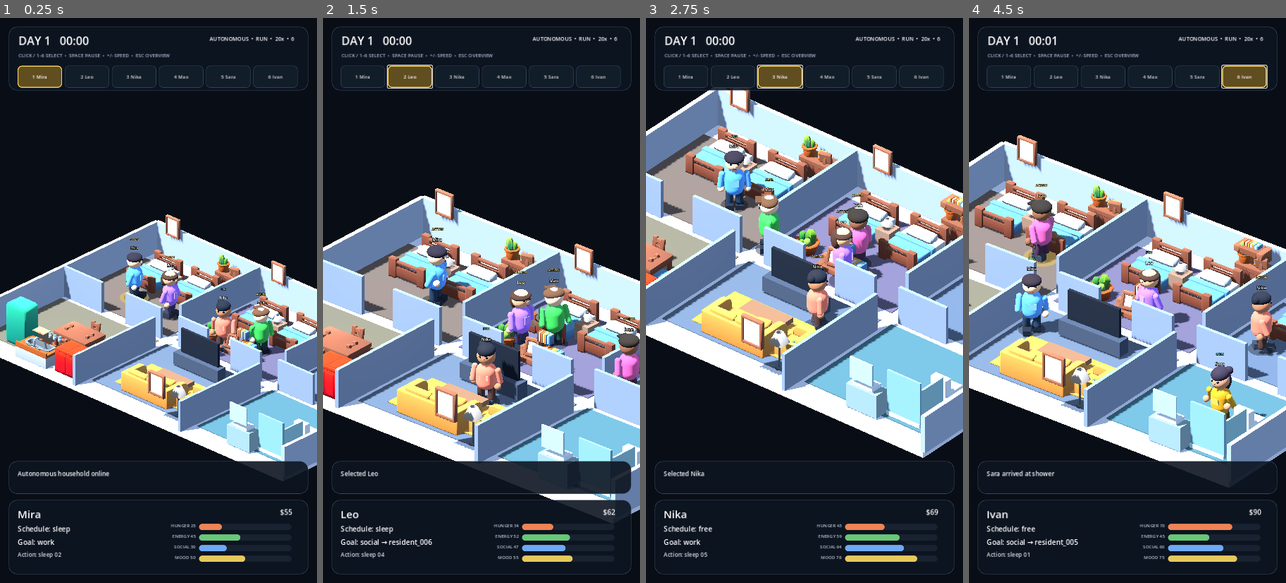
Above: before the commit, frames 1-4 (left to right).
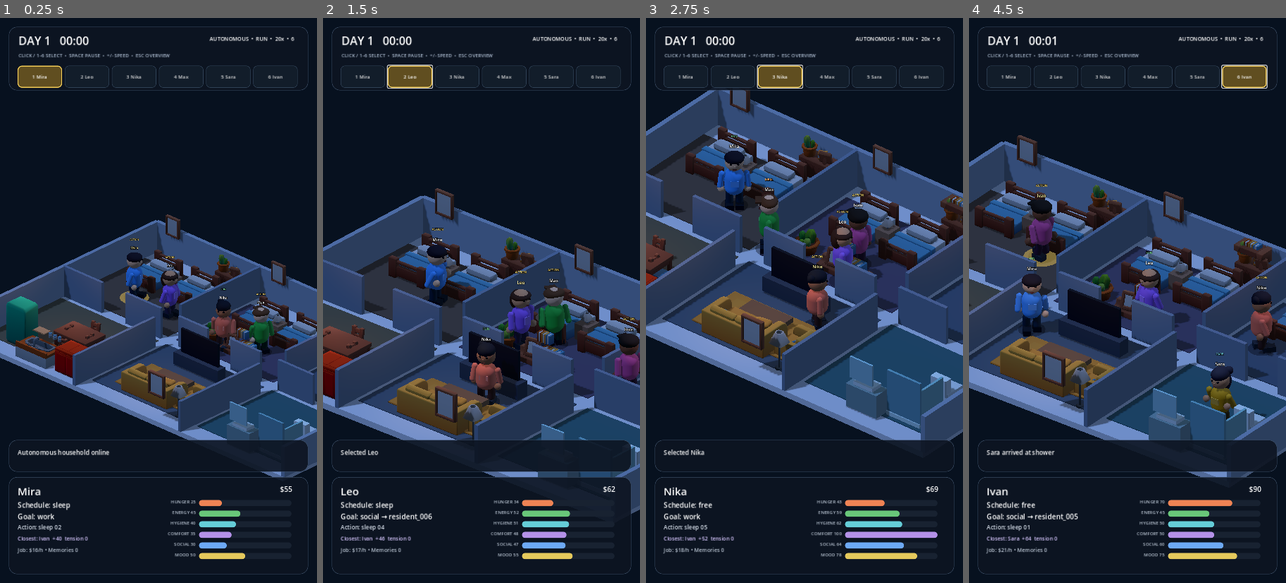
Above: after the commit, the same moments.

Repository: motomotoo2001-maker/lifebox-live
Game: Godot game, scene res://scenes/main/lifebox_live.tscn
Same seed, same stepped clock (60 frames per second), same inputs: the game is played once before the commit and once after it.
Inputs:
- Up to frame 1 (0.25 s): no input
- Up to frame 2 (1.5 s): click "1 Mira" at 0.5 s; click "2 Leo" at 1.25 s
- Up to frame 3 (2.75 s): click "3 Nika" at 2 s
- Up to frame 4 (4.5 s): click "4 Max" at 2.75 s; click "5 Sara" at 3.5 s; click "6 Ivan" at 4.25 s

The runs differ from the first frame. In frame 1, 33% of the frame differs, in the area x 0-100%, y 34-97%; in frame 2, 42%; in frame 3, 51%, in the area x 0-100%, y 12-97%; in frame 4, 48%.

Commit message:
feat: add time-of-day lighting and resident detail HUD

Diff:
--- a/scenes/ui/visual_hud.tscn
+++ b/scenes/ui/visual_hud.tscn
@@ -88,9 +88,9 @@
 [node name="EventPanel" type="Panel" parent="."]
 layout_mode = 0
 offset_left = 20.0
-offset_top = 1004.0
+offset_top = 956.0
 offset_right = 700.0
-offset_bottom = 1078.0
+offset_bottom = 1028.0
 
 [node name="EventLabel" type="Label" parent="EventPanel"]
 offset_left = 20.0
@@ -102,7 +102,7 @@
 [node name="ResidentPanel" type="Panel" parent="."]
 layout_mode = 0
 offset_left = 20.0
-offset_top = 1092.0
+offset_top = 1040.0
 offset_right = 700.0
 offset_bottom = 1260.0
 
@@ -123,81 +123,125 @@
 
 [node name="ScheduleLabel" type="Label" parent="ResidentPanel"]
 offset_left = 20.0
-offset_top = 54.0
-offset_right = 310.0
-offset_bottom = 80.0
+offset_top = 52.0
+offset_right = 310.0
+offset_bottom = 76.0
 text = "Schedule: —"
 
 [node name="GoalLabel" type="Label" parent="ResidentPanel"]
 offset_left = 20.0
-offset_top = 84.0
-offset_right = 310.0
-offset_bottom = 110.0
+offset_top = 78.0
+offset_right = 310.0
+offset_bottom = 102.0
 text = "Goal: —"
 
 [node name="ActionLabel" type="Label" parent="ResidentPanel"]
 offset_left = 20.0
-offset_top = 114.0
-offset_right = 310.0
-offset_bottom = 142.0
+offset_top = 104.0
+offset_right = 310.0
+offset_bottom = 128.0
 text = "Action: —"
 
+[node name="SocialSummaryLabel" type="Label" parent="ResidentPanel"]
+offset_left = 20.0
+offset_top = 130.0
+offset_right = 310.0
+offset_bottom = 154.0
+text = "Closest: —"
+
+[node name="JobMemoryLabel" type="Label" parent="ResidentPanel"]
+offset_left = 20.0
+offset_top = 156.0
+offset_right = 310.0
+offset_bottom = 184.0
+text = "Job: — • Memories 0"
+
 [node name="HungerLabel" type="Label" parent="ResidentPanel"]
 offset_left = 318.0
-offset_top = 50.0
-offset_right = 424.0
-offset_bottom = 72.0
+offset_top = 48.0
+offset_right = 424.0
+offset_bottom = 68.0
 text = "HUNGER --"
 horizontal_alignment = 2
 
 [node name="HungerBar" type="ProgressBar" parent="ResidentPanel"]
 offset_left = 432.0
-offset_top = 54.0
-offset_right = 642.0
-offset_bottom = 68.0
+offset_top = 52.0
+offset_right = 642.0
+offset_bottom = 66.0
 value = 50.0
 
 [node name="EnergyLabel" type="Label" parent="ResidentPanel"]
 offset_left = 318.0
-offset_top = 74.0
-offset_right = 424.0
-offset_bottom = 96.0
+offset_top = 72.0
+offset_right = 424.0
+offset_bottom = 92.0
 text = "ENERGY --"
 horizontal_alignment = 2
 
 [node name="EnergyBar" type="ProgressBar" parent="ResidentPanel"]
 offset_left = 432.0
-offset_top = 78.0
-offset_right = 642.0
-offset_bottom = 92.0
+offset_top = 76.0
+offset_right = 642.0
+offset_bottom = 90.0
+value = 50.0
+
+[node name="HygieneLabel" type="Label" parent="ResidentPanel"]
+offset_left = 318.0
+offset_top = 96.0
+offset_right = 424.0
+offset_bottom = 116.0
+text = "HYGIENE --"
+horizontal_alignment = 2
+
+[node name="HygieneBar" type="ProgressBar" parent="ResidentPanel"]
+offset_left = 432.0
+offset_top = 100.0
+offset_right = 642.0
+offset_bottom = 114.0
+value = 50.0
+
+[node name="ComfortLabel" type="Label" parent="ResidentPanel"]
+offset_left = 318.0
+offset_top = 120.0
+offset_right = 424.0
+offset_bottom = 140.0
+text = "COMFORT --"
+horizontal_alignment = 2
+
+[node name="ComfortBar" type="ProgressBar" parent="ResidentPanel"]
+offset_left = 432.0
+offset_top = 124.0
+offset_right = 642.0
+offset_bottom = 138.0
 value = 50.0
 
 [node name="SocialLabel" type="Label" parent="ResidentPanel"]
 offset_left = 318.0
-offset_top = 98.0
-offset_right = 424.0
-offset_bottom = 120.0
+offset_top = 144.0
+offset_right = 424.0
+offset_bottom = 164.0
 text = "SOCIAL --"
 horizontal_alignment = 2
 
 [node name="SocialBar" type="ProgressBar" parent="ResidentPanel"]
 offset_left = 432.0
-offset_top = 102.0
-offset_right = 642.0
-offset_bottom = 116.0
+offset_top = 148.0
+offset_right = 642.0
+offset_bottom = 162.0
 value = 50.0
 
 [node name="MoodLabel" type="Label" parent="ResidentPanel"]
 offset_left = 318.0
-offset_top = 122.0
-offset_right = 424.0
-offset_bottom = 144.0
+offset_top = 168.0
+offset_right = 424.0
+offset_bottom = 188.0
 text = "MOOD --"
 horizontal_alignment = 2
 
 [node name="MoodBar" type="ProgressBar" parent="ResidentPanel"]
 offset_left = 432.0
-offset_top = 126.0
-offset_right = 642.0
-offset_bottom = 140.0
-value = 50.0
+offset_top = 172.0
+offset_right = 642.0
+offset_bottom = 186.0
+value = 50.0
--- a/scripts/debug/visual_showcase_bootstrap.gd
+++ b/scripts/debug/visual_showcase_bootstrap.gd
@@ -3,6 +3,13 @@
 
 @onready var shell: VisualSimulationShell = $VisualSimulationShell
 @onready var runtime_objects: Node = $RuntimeObjects
+@onready var world_environment: WorldEnvironment = $WorldEnvironment
+@onready var key_light: DirectionalLight3D = $KeyLight
+@onready var fill_light: DirectionalLight3D = $FillLight
+@onready var kitchen_light: OmniLight3D = $KitchenWarmLight
+@onready var living_light: OmniLight3D = $LivingWarmLight
+@onready var bedroom_light: OmniLight3D = $BedroomWarmLight
+@onready var bathroom_light: OmniLight3D = $BathroomCoolLight
 
 var _world := SimulationWorld.new()
 var _capture_path: String = ""
@@ -19,6 +26,7 @@
 	shell.hud.set_latest_event("Autonomous household online")
 
 func _process(delta: float) -> void:
+	_update_time_of_day_visuals()
 	if _capture_path.is_empty() or _capture_started:
 		return
 
@@ -28,6 +36,47 @@
 
 	_capture_started = true
 	_capture_frame()
+
+func _update_time_of_day_visuals() -> void:
+	if _world == null:
+		return
+	if (
+		world_environment == null
+		or world_environment.environment == null
+		or key_light == null
+	):
+		return
+
+	var seconds := _world.clock.get_simulation_seconds()
+	var hour := fmod(seconds, 86400.0) / 3600.0
+	var day_factor := 0.0
+	if hour >= 6.0 and hour <= 18.0:
+		day_factor = sin(((hour - 6.0) / 12.0) * PI)
+	day_factor = clampf(day_factor, 0.0, 1.0)
+
+	var environment := world_environment.environment
+	environment.background_color = Color("07111f").lerp(
+		Color("87b8d6"),
+		day_factor
+	)
+	environment.ambient_light_color = Color("6f89b3").lerp(
+		Color("f3f0df"),
+		day_factor
+	)
+	environment.ambient_light_energy = lerpf(0.28, 0.72, day_factor)
+
+	key_light.light_color = Color("8096c9").lerp(
+		Color("fff0cf"),
+		day_factor
+	)
+	key_light.light_energy = lerpf(0.20, 1.20, day_factor)
+	fill_light.light_energy = lerpf(0.18, 0.38, day_factor)
+
+	var warm_energy := lerpf(1.38, 0.46, day_factor)
+	kitchen_light.light_energy = warm_energy
+	living_light.light_energy = warm_energy * 0.92
+	bedroom_light.light_energy = warm_energy * 0.78
+	bathroom_light.light_energy = lerpf(0.96, 0.48, day_factor)
 
 func _build_world() -> void:
 	_world.clock.set_time_scale(20.0)
--- a/scripts/presentation/ui/visual_hud.gd
+++ b/scripts/presentation/ui/visual_hud.gd
@@ -11,13 +11,19 @@
 @onready var schedule_label: Label = $ResidentPanel/ScheduleLabel
 @onready var goal_label: Label = $ResidentPanel/GoalLabel
 @onready var action_label: Label = $ResidentPanel/ActionLabel
+@onready var social_summary_label: Label = $ResidentPanel/SocialSummaryLabel
+@onready var job_memory_label: Label = $ResidentPanel/JobMemoryLabel
 @onready var money_label: Label = $ResidentPanel/MoneyLabel
 @onready var hunger_label: Label = $ResidentPanel/HungerLabel
 @onready var energy_label: Label = $ResidentPanel/EnergyLabel
+@onready var hygiene_label: Label = $ResidentPanel/HygieneLabel
+@onready var comfort_label: Label = $ResidentPanel/ComfortLabel
 @onready var social_label: Label = $ResidentPanel/SocialLabel
 @onready var mood_label: Label = $ResidentPanel/MoodLabel
 @onready var hunger_bar: ProgressBar = $ResidentPanel/HungerBar
 @onready var energy_bar: ProgressBar = $ResidentPanel/EnergyBar
+@onready var hygiene_bar: ProgressBar = $ResidentPanel/HygieneBar
+@onready var comfort_bar: ProgressBar = $ResidentPanel/ComfortBar
 @onready var social_bar: ProgressBar = $ResidentPanel/SocialBar
 @onready var mood_bar: ProgressBar = $ResidentPanel/MoodBar
 @onready var resident_buttons: Array[Button] = [
@@ -107,12 +113,19 @@
 	schedule_label.text = _schedule_text(character)
 	goal_label.text = _goal_text(character)
 	action_label.text = "Action: %s" % _action_text(character)
+	social_summary_label.text = _social_summary_text(character)
+	job_memory_label.text = _job_memory_text(character)
+
 	hunger_bar.value = character.needs.hunger.value
 	energy_bar.value = character.needs.energy.value
+	hygiene_bar.value = character.needs.hygiene.value
+	comfort_bar.value = character.needs.comfort.value
 	social_bar.value = character.needs.social.value
 	mood_bar.value = character.needs.mood.value
 	hunger_label.text = "HUNGER %02d" % int(round(character.needs.hunger.value))
 	energy_label.text = "ENERGY %02d" % int(round(character.needs.energy.value))
+	hygiene_label.text = "HYGIENE %02d" % int(round(character.needs.hygiene.value))
+	comfort_label.text = "COMFORT %02d" % int(round(character.needs.comfort.value))
 	social_label.text = "SOCIAL %02d" % int(round(character.needs.social.value))
 	mood_label.text = "MOOD %02d" % int(round(character.needs.mood.value))
 
@@ -161,6 +174,52 @@
 			character.display_name,
 			_action_text(character),
 		]
+
+func _social_summary_text(character: CharacterState) -> String:
+	if _world == null or character == null:
+		return "Closest: —"
+
+	var best_name := ""
+	var best_affinity := -INF
+	var best_tension := 0.0
+
+	for other in _world.characters():
+		if other == null or other.id == character.id:
+			continue
+		var relationship := _world.relationship_graph.get_relationship(
+			character.id,
+			other.id
+		)
+		if relationship == null:
+			continue
+		if relationship.affinity > best_affinity:
+			best_affinity = relationship.affinity
+			best_tension = relationship.tension
+			best_name = other.display_name
+
+	if best_name.is_empty():
+		return "Closest: —"
+	return "Closest: %s  %+d  tension %d" % [
+		best_name,
+		int(round(best_affinity)),
+		int(round(best_tension)),
+	]
+
+func _job_memory_text(character: CharacterState) -> String:
+	if character == null:
+		return "Job: — • Memories 0"
+
+	var job_text := "Job: —"
+	if (
+		character.job != null
+		and character.job.definition != null
+	):
+		job_text = "Job: $%.0f/h" % character.job.definition.pay_per_sim_hour
+
+	var memory_count := 0
+	if character.memory != null:
+		memory_count = character.memory.size()
+	return "%s • Memories %d" % [job_text, memory_count]
 
 func _action_text(character: CharacterState) -> String:
 	var value := str(character.current_action_id).strip_edges()
@@ -207,12 +266,23 @@
 	schedule_label.text = "Schedule: —"
 	goal_label.text = "Goal: —"
 	action_label.text = "Action: —"
+	social_summary_label.text = "Closest: —"
+	job_memory_label.text = "Job: — • Memories 0"
 	money_label.text = "$0"
 	hunger_label.text = "HUNGER --"
 	energy_label.text = "ENERGY --"
+	hygiene_label.text = "HYGIENE --"
+	comfort_label.text = "COMFORT --"
 	social_label.text = "SOCIAL --"
 	mood_label.text = "MOOD --"
-	for bar in [hunger_bar, energy_bar, social_bar, mood_bar]:
+	for bar in [
+		hunger_bar,
+		energy_bar,
+		hygiene_bar,
+		comfort_bar,
+		social_bar,
+		mood_bar,
+	]:
 		bar.value = 0.0
 
 func _apply_styles() -> void:
@@ -230,6 +300,10 @@
 	name_label.add_theme_font_size_override("font_size", 24)
 	action_label.add_theme_font_size_override("font_size", 13)
 	action_label.modulate = Color("d5dde8")
+	social_summary_label.add_theme_font_size_override("font_size", 12)
+	social_summary_label.modulate = Color("d7c7ff")
+	job_memory_label.add_theme_font_size_override("font_size", 12)
+	job_memory_label.modulate = Color("b7c2d0")
 	event_label.add_theme_font_size_override("font_size", 14)
 
 	for button in resident_buttons:
@@ -255,17 +329,33 @@
 		pressed.set_corner_radius_all(9)
 		button.add_theme_stylebox_override("pressed", pressed)
 
-	for label in [hunger_label, energy_label, social_label, mood_label]:
+	for label in [
+		hunger_label,
+		energy_label,
+		hygiene_label,
+		comfort_label,
+		social_label,
+		mood_label,
+	]:
 		label.add_theme_font_size_override("font_size", 10)
 		label.modulate = Color("b7c2d0")
 
 	var progress_colors: Array[Color] = [
 		Color("ef8354"),
 		Color("69c779"),
+		Color("65cdd8"),
+		Color("b491e8"),
 		Color("6da9f5"),
 		Color("e5c95c"),
 	]
-	var bars := [hunger_bar, energy_bar, social_bar, mood_bar]
+	var bars := [
+		hunger_bar,
+		energy_bar,
+		hygiene_bar,
+		comfort_bar,
+		social_bar,
+		mood_bar,
+	]
 	for index in range(bars.size()):
 		var bar: ProgressBar = bars[index]
 		bar.min_value = 0.0
--- a/tests/runtime/test_visual_hud_contract.gd
+++ b/tests/runtime/test_visual_hud_contract.gd
@@ -45,13 +45,19 @@
 		"ResidentPanel/ScheduleLabel",
 		"ResidentPanel/GoalLabel",
 		"ResidentPanel/ActionLabel",
+		"ResidentPanel/SocialSummaryLabel",
+		"ResidentPanel/JobMemoryLabel",
 		"ResidentPanel/MoneyLabel",
 		"ResidentPanel/HungerLabel",
 		"ResidentPanel/EnergyLabel",
+		"ResidentPanel/HygieneLabel",
+		"ResidentPanel/ComfortLabel",
 		"ResidentPanel/SocialLabel",
 		"ResidentPanel/MoodLabel",
 		"ResidentPanel/HungerBar",
 		"ResidentPanel/EnergyBar",
+		"ResidentPanel/HygieneBar",
+		"ResidentPanel/ComfortBar",
 		"ResidentPanel/SocialBar",
 		"ResidentPanel/MoodBar",
 	]:
--- a/tests/runtime/test_visual_showcase_contract.gd
+++ b/tests/runtime/test_visual_showcase_contract.gd
@@ -36,6 +36,11 @@
 		"VisualSimulationShell",
 		"WorldEnvironment",
 		"KeyLight",
+		"FillLight",
+		"KitchenWarmLight",
+		"LivingWarmLight",
+		"BedroomWarmLight",
+		"BathroomCoolLight",
 	]:
 		if not showcase.has_node(node_path):
 			failures.append("Visual showcase missing node %s" % node_path)
Not shown, added: docs/superpowers/plans/2026-10-06-time-of-day-resident-details.md
Not shown, added: docs/superpowers/specs/2026-10-06-time-of-day-resident-details-spec.md
